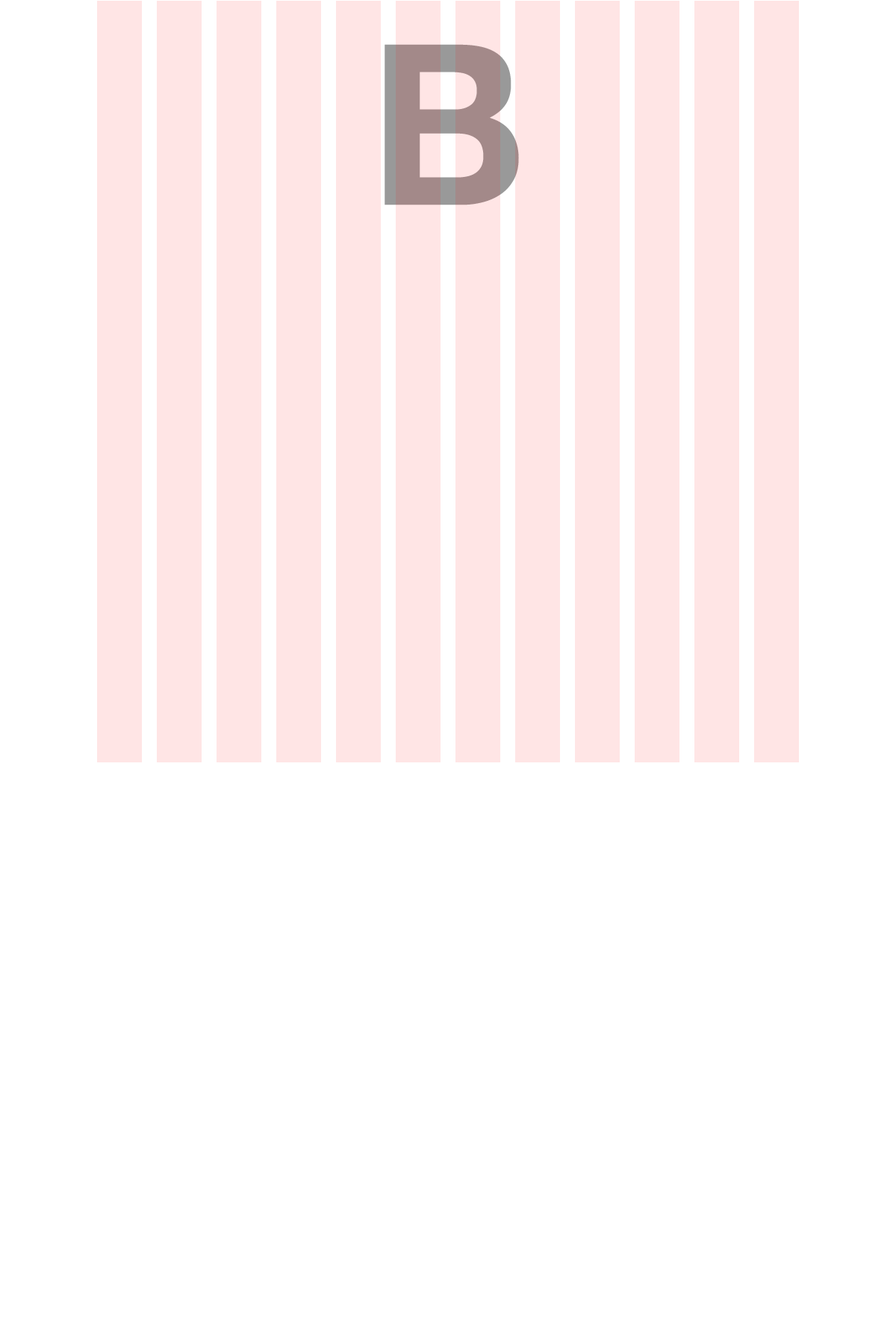
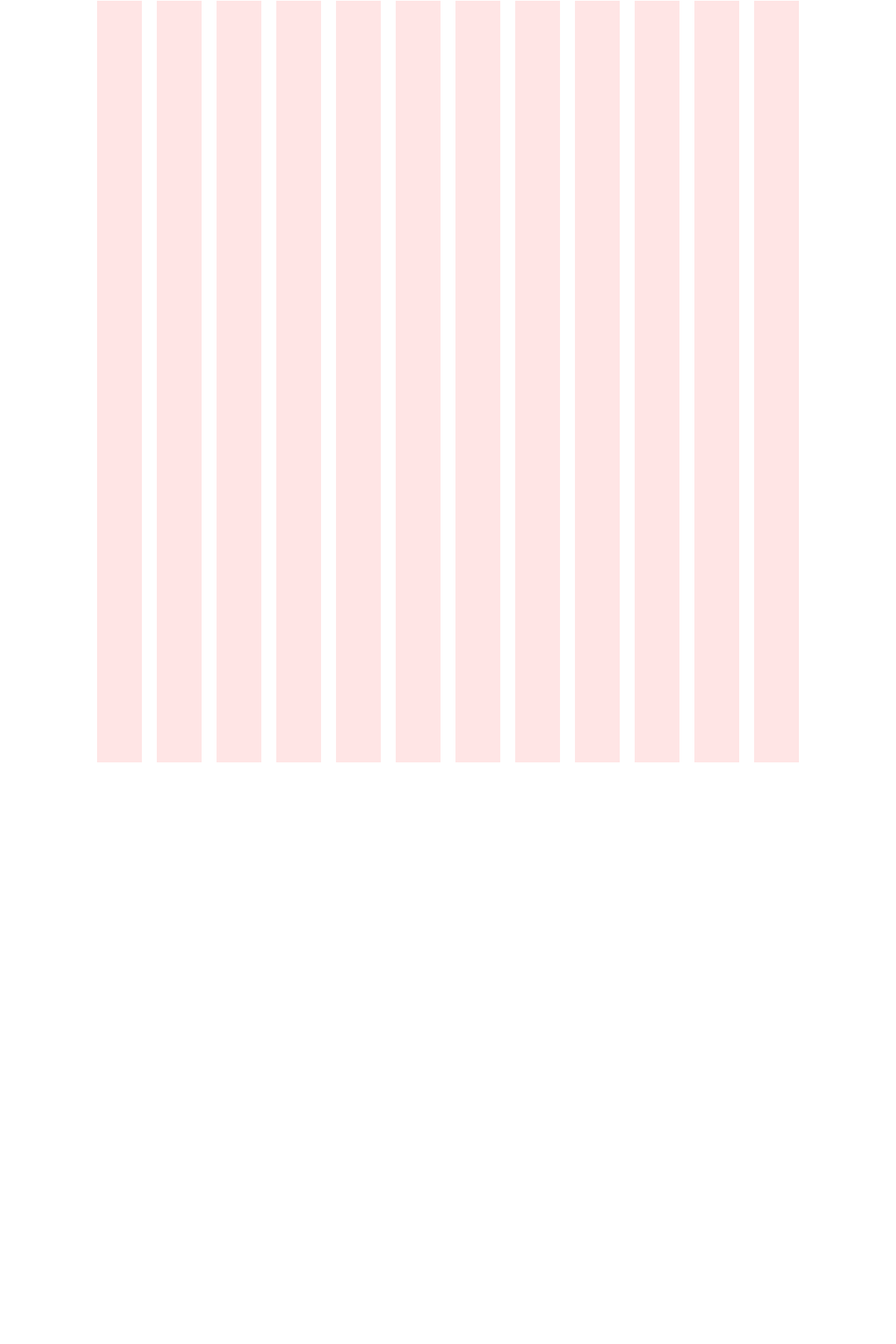
Layer changes from the first 896px x 1344px image to the second:
removed layer "B" over [384, 44, 519, 206]
